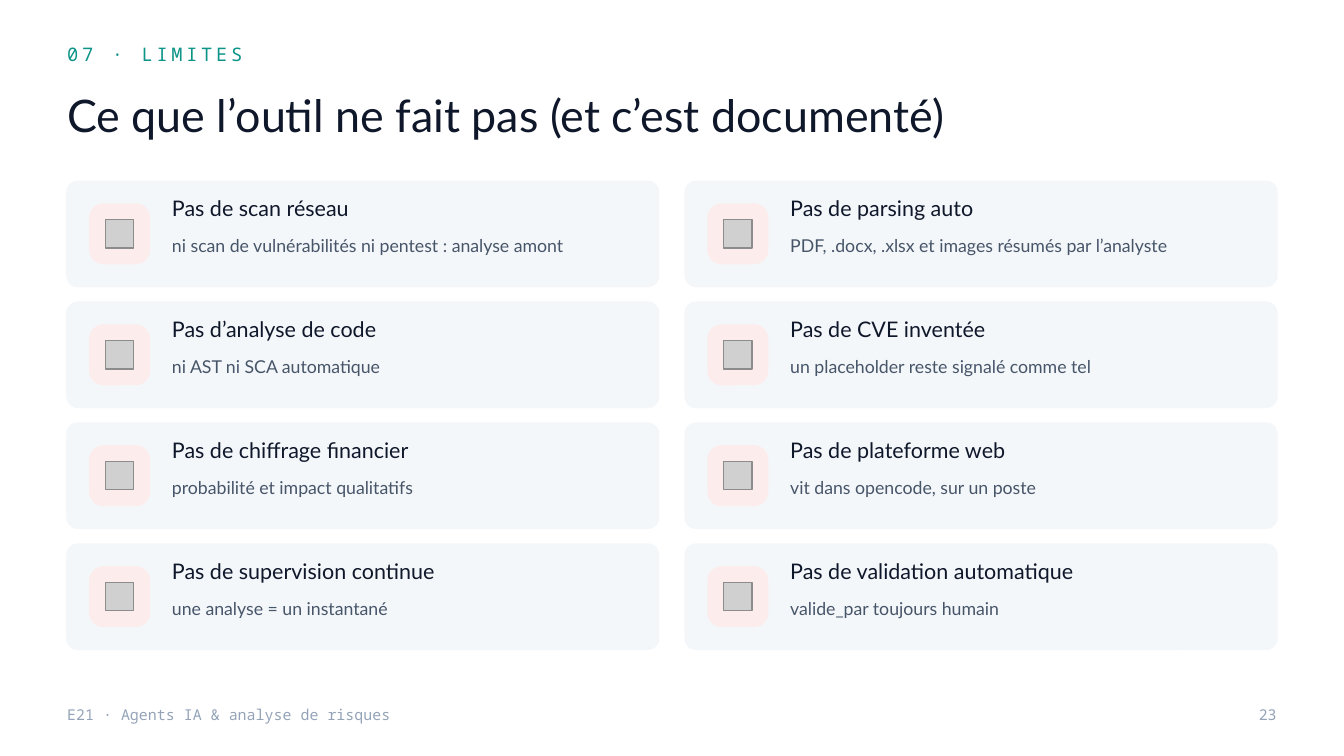
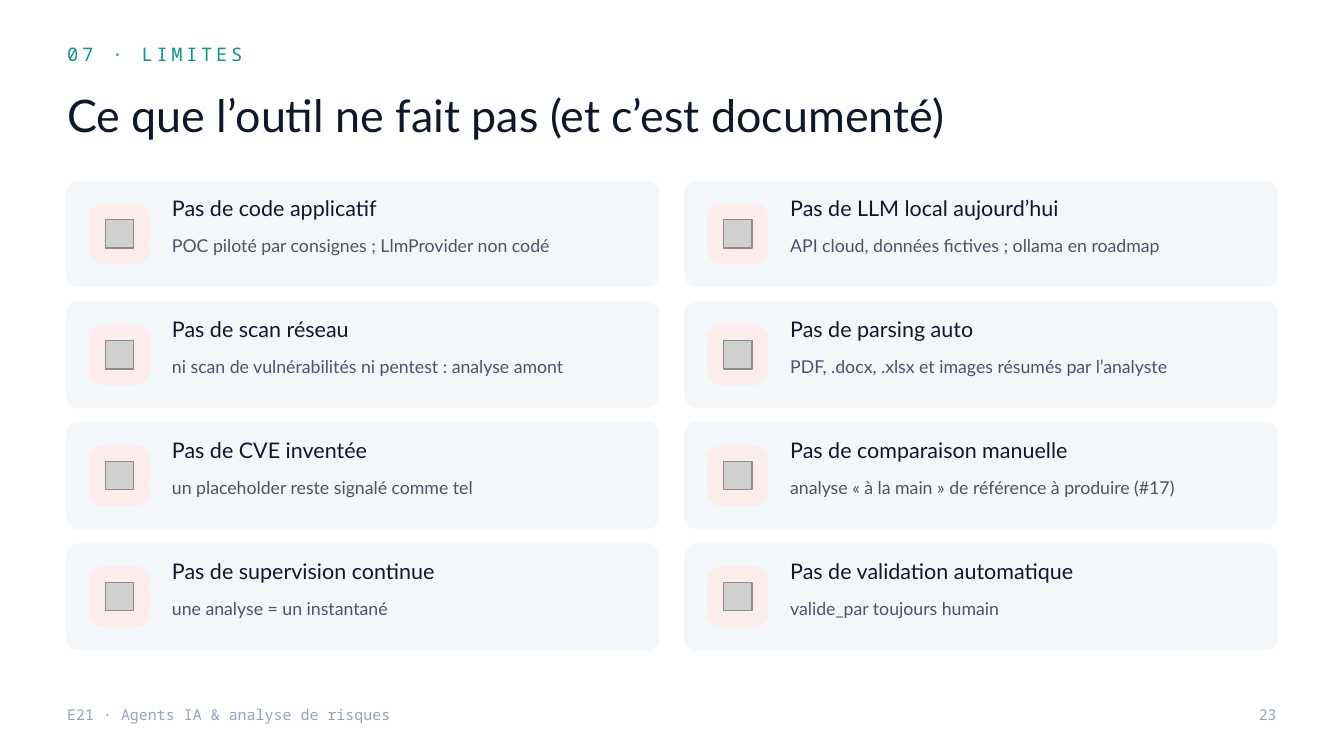
Before and after one commit to MelvinBzh/management_de_la_securite, a slide deck: slide 23 of soutenance/Soutenance_E21_Agents_IA.pptx. Drawn at 1344x756 pixels with LibreOffice and Linux fonts; fonts in the diff are those of the drawing; grey boxes stand for pictures. Boxes give left, top, right and bottom in pixels: in the first picture for what was removed or moved away, otherwise in the second. Text is boxed around its words. In the diff, an @@ line names an element or a change of style, - is before the commit and + after.

```diff
--- a/soutenance/Soutenance_E21_Agents_IA.pptx
+++ b/soutenance/Soutenance_E21_Agents_IA.pptx
@@ text at (172,200,377,220): text changed @@
-Pas de scan réseau
+Pas de code applicatif
@@ text at (790,199,1058,220): text changed @@
-Pas de parsing auto
+Pas de LLM local aujourd’hui
@@ text at (172,239,550,255): text changed @@
-ni scan de vulnérabilités ni pentest : analyse amont
+POC piloté par consignes ; LlmProvider non codé
@@ text at (790,239,1160,255): text changed @@
-PDF, .docx, .xlsx et images résumés par l’analyste
+API cloud, données fictives ; ollama en roadmap
@@ text at (172,321,349,337): text changed @@
-Pas d’analyse de code
+Pas de scan réseau
@@ text at (790,321,974,341): text changed @@
-Pas de CVE inventée
+Pas de parsing auto
@@ text at (790,359,1167,376): text changed @@
-un placeholder reste signalé comme tel
+PDF, .docx, .xlsx et images résumés par l’analyste
@@ text at (172,360,563,376): text changed @@
-ni AST ni SCA automatique
+ni scan de vulnérabilités ni pentest : analyse amont
@@ text at (172,442,367,458): text changed @@
-Pas de chiffrage financier
+Pas de CVE inventée
@@ text at (790,442,1067,462): text changed @@
-Pas de plateforme web
+Pas de comparaison manuelle
@@ text at (172,481,473,497): text changed @@
-probabilité et impact qualitatifs
+un placeholder reste signalé comme tel
@@ text at (790,480,1174,497): text changed @@
-vit dans opencode, sur un poste
+analyse « à la main » de référence à produire (#17)
```
Also in this commit, not shown: 20 other slides changed, 1 slide added, 1 slide removed.
